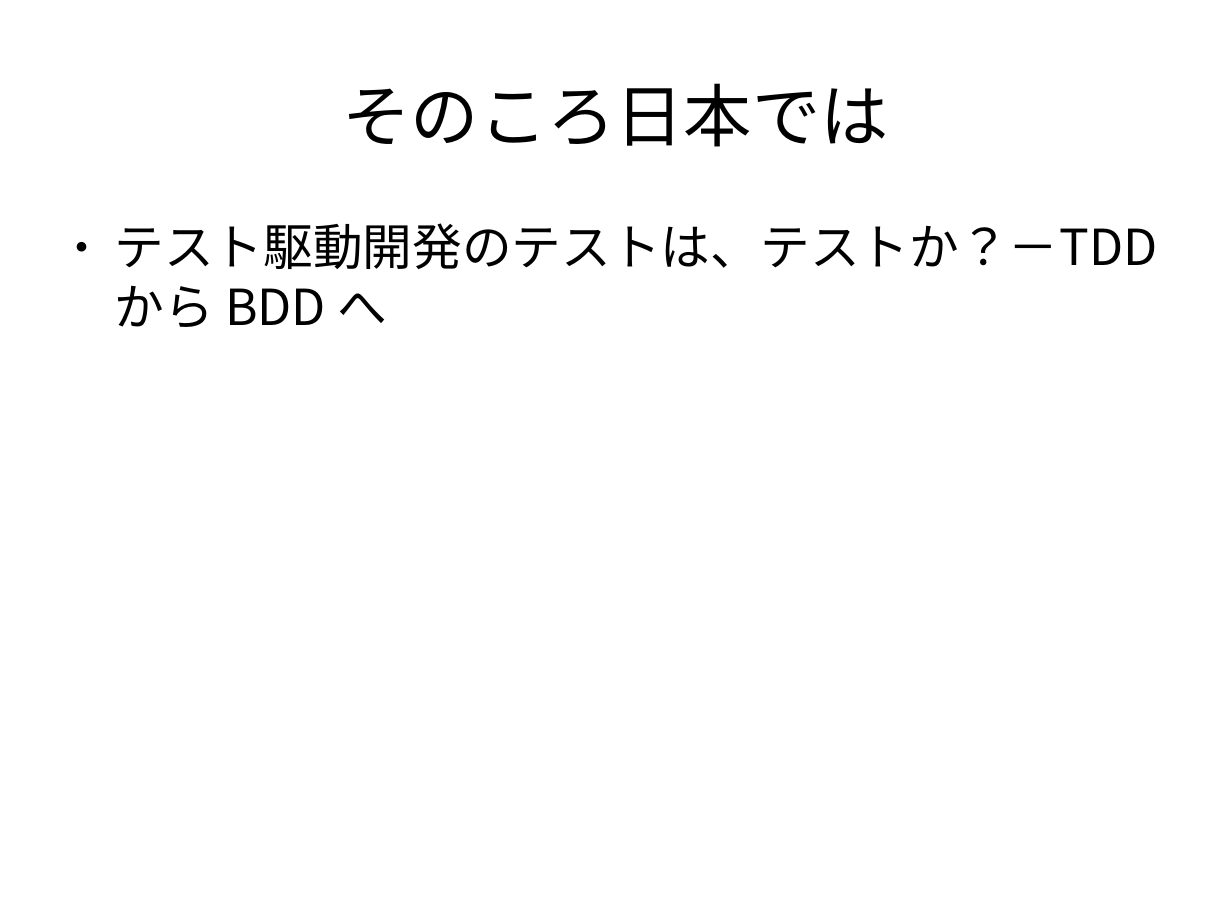
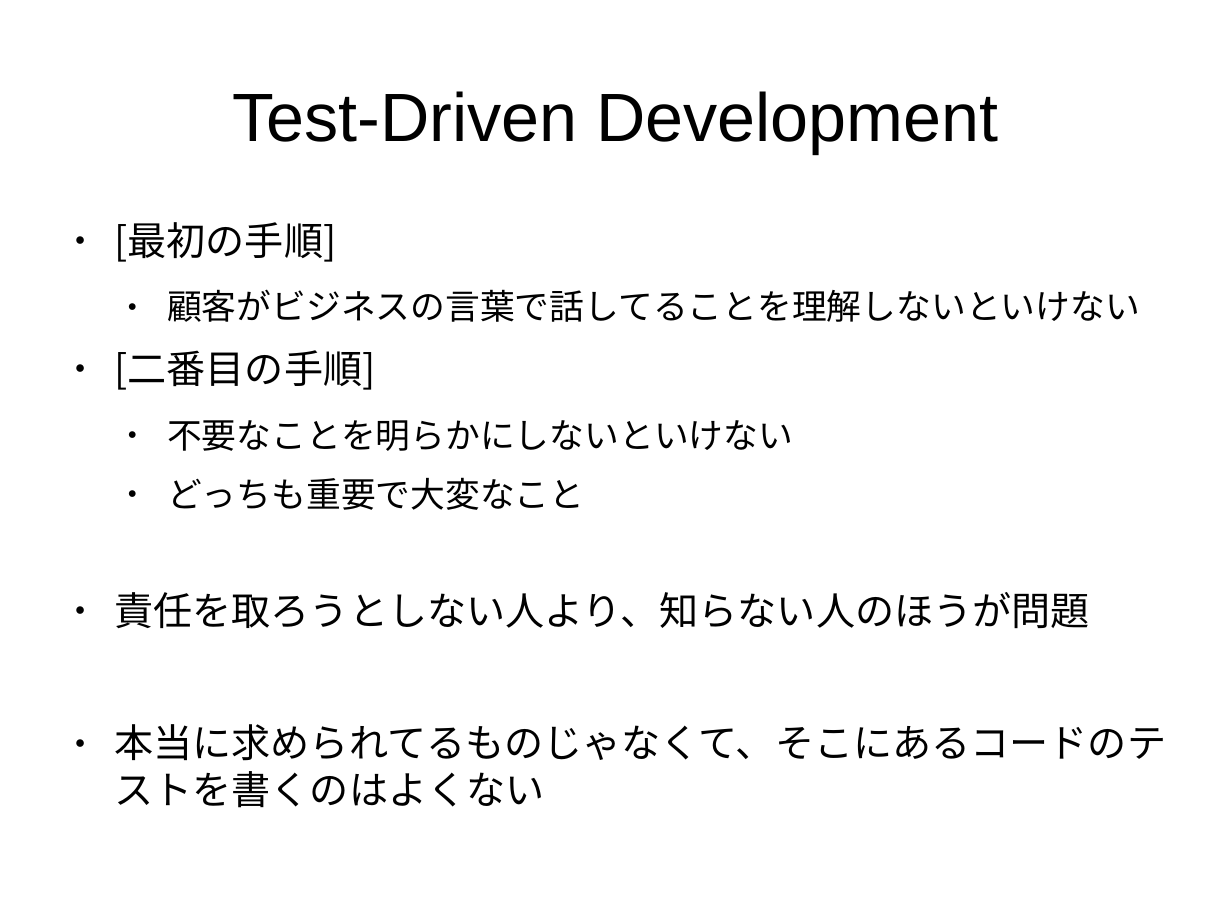
Before and after one commit to yujiorama/event, a slide deck: slide 10 of tddconf/tdd_revice.odp (slide 11 before the commit). Drawn at 1232x924 pixels with LibreOffice and Linux fonts; fonts in the diff are those of the drawing. Boxes give left, top, right and bottom in pixels: in the first picture for what was removed or moved away, otherwise in the second. Text is boxed around its words. In the diff, an @@ line names an element or a change of style, - is before the commit and + after.

```diff
--- a/tddconf/tdd_revice.odp
+++ b/tddconf/tdd_revice.odp
@@ title at <box>232,91,998,153</box>: text changed @@
-そのころ日本では
+Test-Driven Development
@@ text at <box>114,222,1166,808</box>: text changed; size 32 to 25.2 pt @@
-● テスト駆動開発のテストは、テストか？－TDD から BDD へ
+● [最初の手順]
+  ● 顧客がビジネスの言葉で話してることを理解しないといけない
+● [二番目の手順]
+  ● 不要なことを明らかにしないといけない
+  ● どっちも重要で大変なこと
+● 責任を取ろうとしない人より、知らない人のほうが問題
+● 本当に求められてるものじゃなくて、そこにあるコードのテストを書くのはよくない
```
Also in this commit, not shown: 2 other slides changed, 20 slides added, 3 slides removed.
